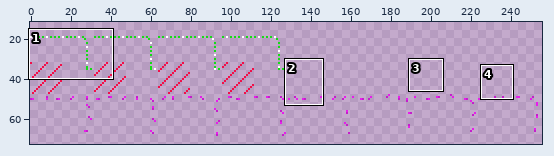
Sprite sheet -- src/data/image/5-halftiles.png. Above, an overview of the earlier version with the close-up marked.
Close-up. Before the edit:
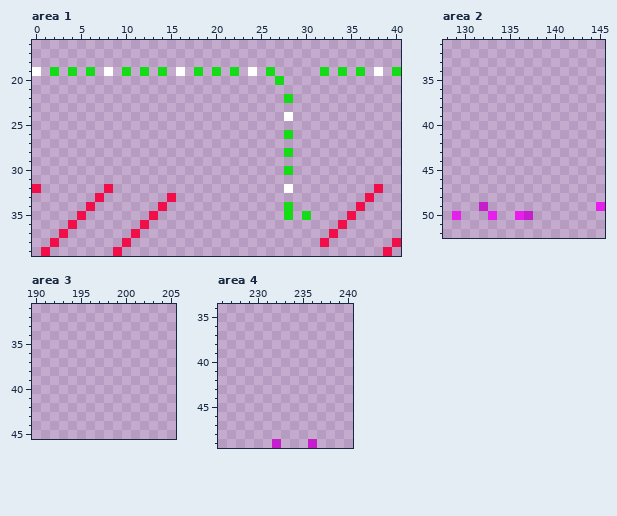
The file is 256x256 pixels. Shown: area 1: x 0..40, y 16..39; area 2: x 128..145, y 31..52; area 3: x 190..205, y 31..45; area 4: x 226..240, y 34..49. The wide view leaves out empty margins. The commit also changed other parts of the picture, which this record leaves out.
Once edited:
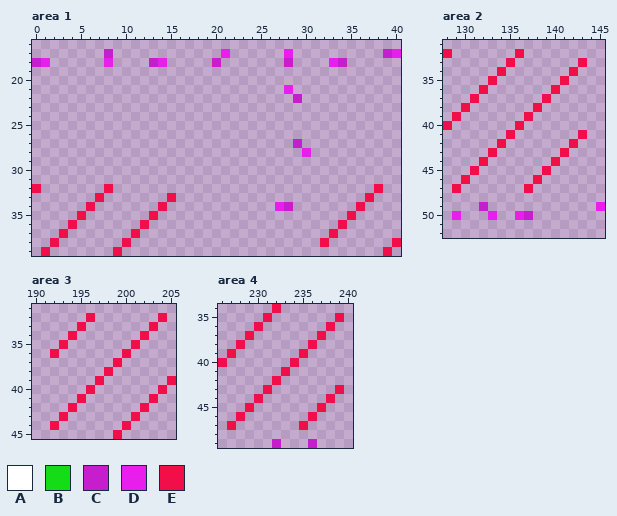
Palette (. is transparent): A #ffffff  B #14dc16  C #c61ecc  D #e81eec  E #f20f49
Change:
Area 1:
The edit adds colour C in row 17 at x 8 and 39; in row 18 at x 0, 13, 20, 28 and 34; in row 22 at x 29; in row 27 at x 29.
Colour B gives way to colour C in row 34 at x 28.
The edit adds colour D in row 17 at x 21, 28 and 40; in row 18 at x 1, 8, 14 and 33; in row 21 at x 28; in row 28 at x 30; in row 34 at x 27.
The edit erases colour A in row 19 at x 0, 8, 16, 24 and 38; in row 24 at x 28; in row 32 at x 28.
The edit erases colour B in row 19 at x 2, 4, 6, 10, 12, 14, 18, 20, 22, 26, 32, 34, 36 and 40; in row 20 at x 27; in row 22 at x 28; in row 26 at x 28; in row 28 at x 28; in row 30 at x 28.
The edit erases colour B in row 35 at x 28 and 30.
Area 2:
The edit adds colour E in row 32 at x 128 and 136; in row 33 at x 135 and 143; in row 34 at x 134 and 142; in row 35 at x 133 and 141; in row 36 at x 132 and 140; in row 37 at x 131 and 139.
The edit adds colour E in row 38 at x 130 and 138; in row 39 at x 129 and 137; in row 40 at x 128 and 136; in row 41 at x 135 and 143; in row 42 at x 134 and 142; in row 43 at x 133 and 141.
The edit adds colour E in row 44 at x 132 and 140; in row 45 at x 131 and 139; in row 46 at x 130 and 138; in row 47 at x 129 and 137.
Area 3:
The edit adds colour E in row 32 at x 196 and 204; in row 33 at x 195 and 203; in row 34 at x 194 and 202; in row 35 at x 193 and 201; in row 36 at x 192 and 200; in row 37 at x 199.
The edit adds colour E in row 38 at x 198; in row 39 at x 197 and 205; in row 40 at x 196 and 204; in row 41 at x 195 and 203; in row 42 at x 194 and 202; in row 43 at x 193 and 201.
The edit adds colour E in row 44 at x 192 and 200; in row 45 at x 199.
Area 4:
The edit adds colour E in row 34 at x 232; in row 35 at x 231 and 239; in row 36 at x 230 and 238; in row 37 at x 229 and 237; in row 38 at x 228 and 236; in row 39 at x 227 and 235.
The edit adds colour E in row 40 at x 226 and 234; in row 41 at x 233; in row 42 at x 232; in row 43 at x 231 and 239; in row 44 at x 230 and 238; in row 45 at x 229 and 237.
The edit adds colour E in row 46 at x 228 and 236; in row 47 at x 227 and 235.
Changed places in both close-ups, as pixel boxes (x1, y1, x2, y2):
changed: (32, 49, 401, 220)
added: (443, 49, 587, 193)
added: (50, 313, 176, 439)
added: (218, 304, 344, 430)
